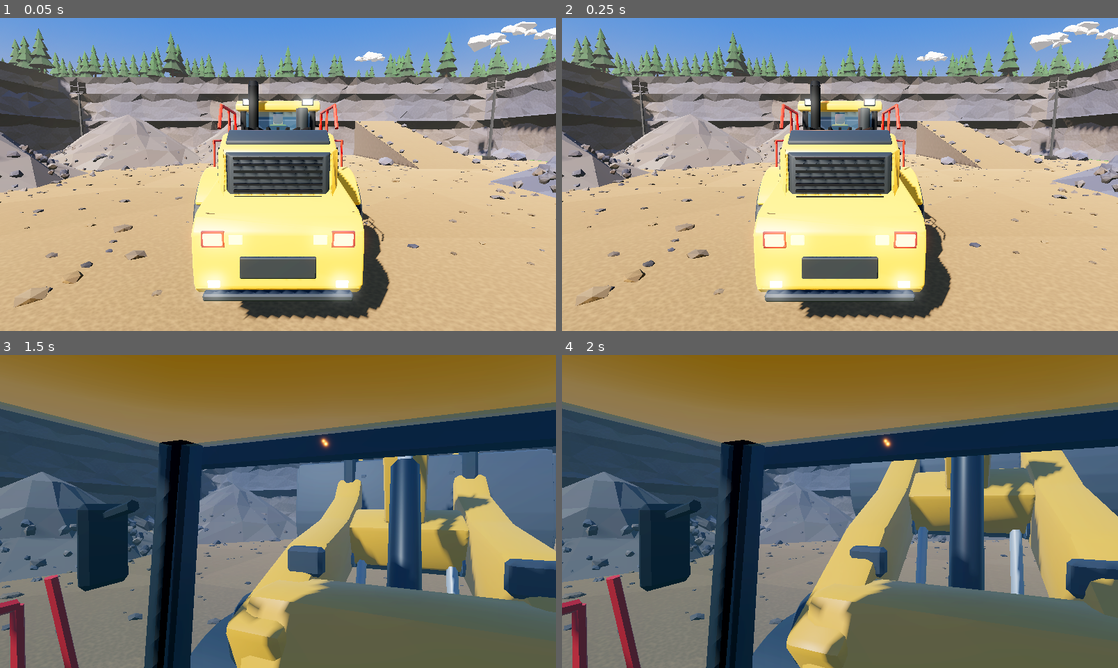
Above: before the commit, frames 1-4 (two rows, left to right).
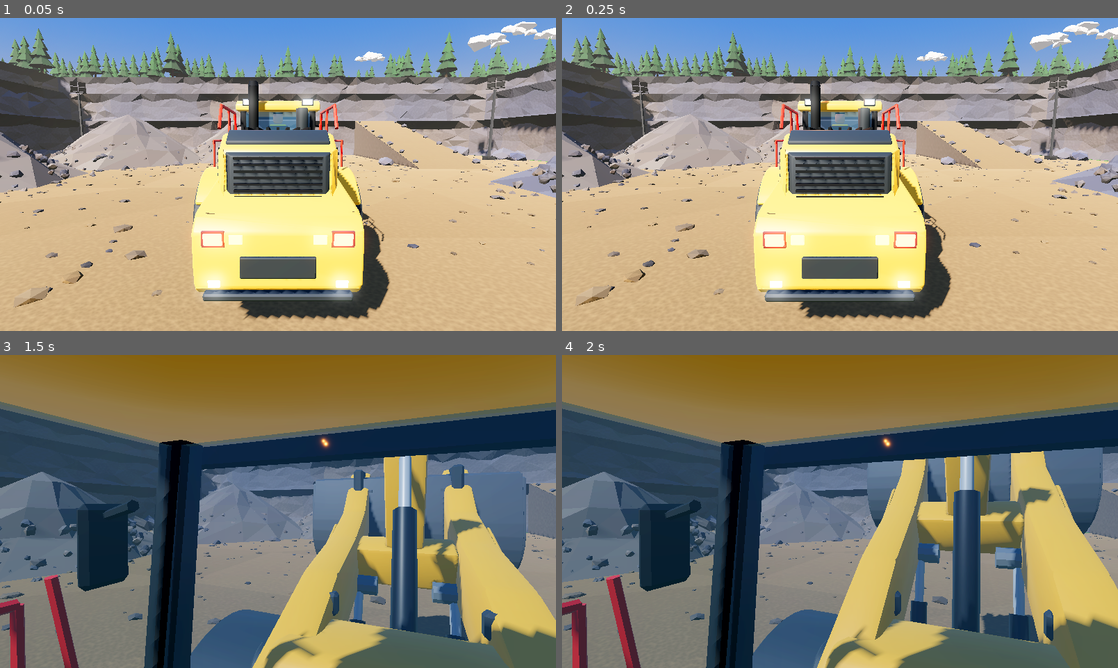
Above: after the commit, the same moments.

Repository: zooper/dirt-work
Game: Godot game, scene res://scenes/levels/quarry.tscn
The game is run twice, just before and just after one commit, with the same random seed, the same clock (stepped at 60 frames per second) and the same inputs.
Inputs (mouse positions are in pixels of both pictures, inside the frame that each line leads up to):
- Up to frame 1 (0.05 s): no input
- Up to frame 2 (0.25 s): no input
- Up to frame 3 (1.5 s): tap Enter at 0.5 s; move the mouse to (305, 511) at 0.52 s; hold C (camera_switch) 0.53-1.28 s; hold J (lift_up) from 0.53 s (still down); move the mouse to (250, 511) at 1.27 s; tap Page Up (camera_zoom_in) at 1.35 s
- Up to frame 4 (2 s): keep holding J (lift_up)

The runs differ from the first frame. In frame 1, less than 0.1% of the frame differs, in the area x 49-52%, y 33-34%; in frame 2, less than 0.1%; in frame 3, 24%; in frame 4, 24%, in the area x 40-100%, y 29-100%.

Commit message:
feat(vehicles): DW-90 pass 2 — 4.2 m boom on a forward/lower pivot, re-shaped tower, lift rams from the front axle, Z-bar repositioned; review notes

Diff:
--- a/scenes/vehicles/wheel_loader.tscn
+++ b/scenes/vehicles/wheel_loader.tscn
@@ -66,8 +66,8 @@
 [node name="WheelLoader" type="CharacterBody3D"]
 script = ExtResource("1")
 wheel_radius = 1.15
-lift_min_deg = -23
-lift_max_deg = 50
+lift_min_deg = -12
+lift_max_deg = 48
 hinge_to_front_axle = 1.75
 hinge_to_rear_axle = 1.75
 
@@ -98,30 +98,30 @@
 [node name="Tire" parent="Chassis/FrontFrame/WheelFR" instance=ExtResource("14")]
 
 [node name="LiftRamBaseL" type="Marker3D" parent="Chassis/FrontFrame"]
-transform = Transform3D(1.000000, 0.000000, 0.000000, 0.000000, 1.000000, 0.000000, 0.000000, 0.000000, 1.000000, -0.500000, 1.450000, -1.950000)
+transform = Transform3D(1.000000, 0.000000, 0.000000, 0.000000, 1.000000, 0.000000, 0.000000, 0.000000, 1.000000, -0.580000, 1.550000, -2.600000)
 
 [node name="LiftRamBaseR" type="Marker3D" parent="Chassis/FrontFrame"]
-transform = Transform3D(1.000000, 0.000000, 0.000000, 0.000000, 1.000000, 0.000000, 0.000000, 0.000000, 1.000000, 0.500000, 1.450000, -1.950000)
+transform = Transform3D(1.000000, 0.000000, 0.000000, 0.000000, 1.000000, 0.000000, 0.000000, 0.000000, 1.000000, 0.580000, 1.550000, -2.600000)
 
 [node name="TiltRamBase" type="Marker3D" parent="Chassis/FrontFrame"]
-transform = Transform3D(1.000000, 0.000000, 0.000000, 0.000000, 1.000000, 0.000000, 0.000000, 0.000000, 1.000000, 0.000000, 3.200000, -1.150000)
+transform = Transform3D(1.000000, 0.000000, 0.000000, 0.000000, 1.000000, 0.000000, 0.000000, 0.000000, 1.000000, 0.000000, 2.600000, -1.750000)
 
 [node name="ArmPivot" type="Node3D" parent="Chassis/FrontFrame"]
-transform = Transform3D(1.000000, 0.000000, 0.000000, 0.000000, 1.000000, 0.000000, 0.000000, 0.000000, 1.000000, 0.000000, 2.950000, -0.700000)
+transform = Transform3D(1.000000, 0.000000, 0.000000, 0.000000, 1.000000, 0.000000, 0.000000, 0.000000, 1.000000, 0.000000, 2.450000, -1.000000)
 
 [node name="Model" parent="Chassis/FrontFrame/ArmPivot" instance=ExtResource("12")]
 
 [node name="LiftRamEndL" type="Marker3D" parent="Chassis/FrontFrame/ArmPivot"]
-transform = Transform3D(1.000000, 0.000000, 0.000000, 0.000000, 1.000000, 0.000000, 0.000000, 0.000000, 1.000000, -0.500000, -0.620000, -1.900000)
+transform = Transform3D(1.000000, 0.000000, 0.000000, 0.000000, 1.000000, 0.000000, 0.000000, 0.000000, 1.000000, -0.600000, -0.680000, -2.100000)
 
 [node name="LiftRamEndR" type="Marker3D" parent="Chassis/FrontFrame/ArmPivot"]
-transform = Transform3D(1.000000, 0.000000, 0.000000, 0.000000, 1.000000, 0.000000, 0.000000, 0.000000, 1.000000, 0.500000, -0.620000, -1.900000)
+transform = Transform3D(1.000000, 0.000000, 0.000000, 0.000000, 1.000000, 0.000000, 0.000000, 0.000000, 1.000000, 0.600000, -0.680000, -2.100000)
 
 [node name="TiltLeverTop" type="Marker3D" parent="Chassis/FrontFrame/ArmPivot"]
-transform = Transform3D(1.000000, 0.000000, 0.000000, 0.000000, 1.000000, 0.000000, 0.000000, 0.000000, 1.000000, 0.000000, 1.200000, -2.050000)
+transform = Transform3D(1.000000, 0.000000, 0.000000, 0.000000, 1.000000, 0.000000, 0.000000, 0.000000, 1.000000, 0.000000, 1.300000, -2.352000)
 
 [node name="BucketPivot" type="Node3D" parent="Chassis/FrontFrame/ArmPivot"]
-transform = Transform3D(1.000000, 0.000000, 0.000000, 0.000000, 1.000000, 0.000000, 0.000000, 0.000000, 1.000000, 0.000000, 0.000000, -3.450000)
+transform = Transform3D(1.000000, 0.000000, 0.000000, 0.000000, 1.000000, 0.000000, 0.000000, 0.000000, 1.000000, 0.000000, 0.000000, -4.200000)
 
 [node name="Model" parent="Chassis/FrontFrame/ArmPivot/BucketPivot" instance=ExtResource("13")]
 
--- a/tools/capture_shots.gd
+++ b/tools/capture_shots.gd
@@ -10,7 +10,7 @@
 
 const SHOTS := [
 	# name, camera, target, lift, tilt
-	["hero", Vector3(-10.5, 1.9, 14.5), Vector3(0.5, 2.6, 7.0), 42.0, 25.0],     # reference angle, bucket up
+	["hero", Vector3(-13.5, 1.7, 12.5), Vector3(0.0, 2.9, 6.5), 45.0, 30.0],     # reference angle (near side-on from the rear quarter), bucket up dumping
 	["side", Vector3(-14.0, 2.3, 10.0), Vector3(0.0, 2.0, 10.0), 0.0, 0.0],
 	["front34", Vector3(7.5, 3.0, 1.5), Vector3(0.0, 1.9, 8.5), 0.0, -10.0],
 	["front", Vector3(0.0, 2.6, -5.0), Vector3(0.0, 2.0, 8.0), 5.0, -10.0],
Binary file changed: assets/models/wheel_loader/arm.glb
Binary file changed: assets/models/wheel_loader/front.glb
Binary file added: docs/reviews/2026-11-11-dw90-pass2/front34.jpg
Binary file added: docs/reviews/2026-11-11-dw90-pass2/hero.jpg
Binary file added: docs/reviews/2026-11-11-dw90-pass2/side.jpg
Not shown, added: docs/reviews/2026-11-11-dw90-pass2/REVIEW.md
